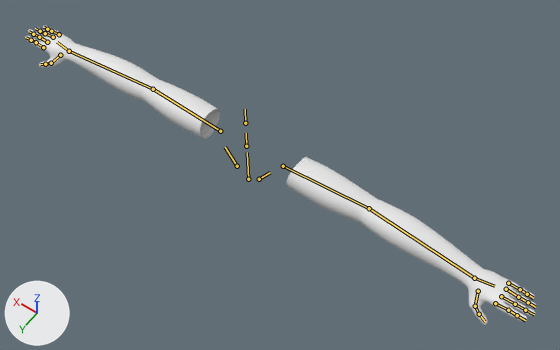
The Blender file BlendModel/ViewmodelHand.blend as it was, and as the next commit left it.
Before and after are seen from a 50 mm lens placed at (-0.886, 1.182, 1.534), pointed at (-0.082, 0.057, -0.235). Arrows for +X, +Y and +Z are at lower left; the lights stay in place. The bones that bend it are drawn over the model as lines.

Names of what the first picture shows: 'Hands'.
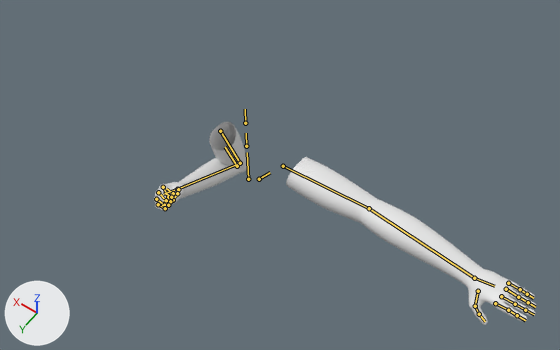
The newer file adds an action. The first version stands in its rest pose; the second is drawn at frame 0 of the action 'Telekinesis.Grab-Full'.

What the commit changed:
Bone 'UpperArm.R' (bone_upperarm_r) turns from (0, 0, 0) to (21, 0, -85) degrees about its own x, y and z.
Bone 'LowerArm.R' (bone_lowerarm_r) turns from (0, 0, 0) to (-133, 0, 0) degrees about its own x, y and z.
Bone 'ThumbA.R' (bone_thumba_r) turns from (0, 0, 0) to (44, -7, -23) degrees about its own x, y and z.
Bone 'ThumbB.R' (bone_thumbb_r) turns from (0, 0, 0) to (42, 14, -6) degrees about its own x, y and z.
Bone 'ThumbC.R' (bone_thumbc_r) turns from (0, 0, 0) to (81, 0, 0) degrees about its own x, y and z.
Bone 'IndexA.R' (bone_indexa_r) turns from (0, 0, 0) to (17, -3, -82) degrees about its own x, y and z.
Bone 'IndexB.R' (bone_indexb_r) turns from (0, 0, 0) to (0, 0, -103) degrees about its own x, y and z.
Bone 'IndexC.R' (bone_indexc_r) turns from (0, 0, 0) to (0, 0, -103) degrees about its own x, y and z.
Bone 'MiddleA.R' (bone_middlea_r) moves from (0.0, 0.0, 0.0) to (-0.001, 0.0, 0.001).
Bone 'MiddleA.R' (bone_middlea_r) turns from (0, 0, 0) to (1, -3, -80) degrees about its own x, y and z.
Bone 'MiddleB.R' (bone_middleb_r) turns from (0, 0, 0) to (0, 0, -103) degrees about its own x, y and z.
Bone 'MiddleC.R' (bone_middlec_r) turns from (0, 0, 0) to (0, 0, -103) degrees about its own x, y and z.
Bone 'RingA.R' (bone_ringa_r) moves from (0.0, 0.0, 0.0) to (0.001, 0.0, 0.0).
Bone 'RingA.R' (bone_ringa_r) turns from (0, 0, 0) to (-12, 5, -76) degrees about its own x, y and z.
Bone 'RingB.R' (bone_ringb_r) turns from (0, 0, 0) to (0, 0, -98) degrees about its own x, y and z.
Bone 'RingC.R' (bone_ringc_r) turns from (0, 0, 0) to (0, 0, -126) degrees about its own x, y and z.
Bone 'PinkyA.R' (bone_pinkya_r) moves from (0.0, 0.0, 0.0) to (0.002, -0.004, -0.005).
Bone 'PinkyA.R' (bone_pinkya_r) turns from (0, 0, 0) to (-17, 15, -85) degrees about its own x, y and z.
Bone 'PinkyA.R' (bone_pinkya_r) is rescaled from (1.0, 1.0, 1.0) to (1.0, 0.96, 1.0).
Bone 'PinkyB.R' (bone_pinkyb_r) turns from (0, 0, 0) to (0, 0, -106) degrees about its own x, y and z.
Bone 'PinkyC.R' (bone_pinkyc_r) turns from (0, 0, 0) to (0, 0, -112) degrees about its own x, y and z.

Changed parts and their boxes [x1, y1, x2, y2] in the pictures (560 x 350 px):
'Hands', posed (25% narrower, 32% shorter)
    before: [25, 26, 536, 325]
    after: [154, 122, 536, 325]
bone 'UpperArm.R', root to tip
    before: (220, 131) to (153, 89)
    after: (220, 131) to (240, 163)
bone 'LowerArm.R', root to tip
    before: (153, 89) to (69, 51)
    after: (240, 163) to (177, 189)
bone 'ThumbA.R', root to tip
    before: (60, 55) to (51, 63)
    after: (178, 189) to (177, 193)
bone 'ThumbB.R', root to tip
    before: (51, 63) to (45, 64)
    after: (177, 193) to (173, 200)
bone 'ThumbC.R', root to tip
    before: (45, 64) to (40, 64)
    after: (173, 200) to (175, 199)
bone 'IndexA.R', root to tip
    before: (43, 47) to (36, 42)
    after: (163, 187) to (168, 197)
bone 'IndexB.R', root to tip
    before: (36, 42) to (31, 40)
    after: (168, 197) to (173, 193)
bone 'IndexC.R', root to tip
    before: (31, 40) to (26, 37)
    after: (173, 193) to (166, 188)
bone 'MiddleA.R', root to tip
    before: (47, 42) to (39, 37)
    after: (158, 192) to (166, 200)
bone 'MiddleB.R', root to tip
    before: (39, 37) to (33, 34)
    after: (166, 200) to (171, 197)
bone 'MiddleC.R', root to tip
    before: (33, 34) to (29, 31)
    after: (171, 197) to (165, 193)
bone 'RingA.R', root to tip
    before: (53, 37) to (45, 33)
    after: (156, 199) to (164, 205)
bone 'RingB.R', root to tip
    before: (45, 33) to (40, 31)
    after: (164, 205) to (170, 201)
bone 'RingC.R', root to tip
    before: (40, 31) to (35, 28)
    after: (170, 201) to (163, 200)
bone 'PinkyA.R', root to tip
    before: (59, 34) to (51, 31)
    after: (158, 204) to (165, 208)
bone 'PinkyB.R', root to tip
    before: (51, 31) to (47, 29)
    after: (165, 208) to (168, 205)
bone 'PinkyC.R', root to tip
    before: (47, 29) to (44, 27)
    after: (168, 205) to (162, 205)
